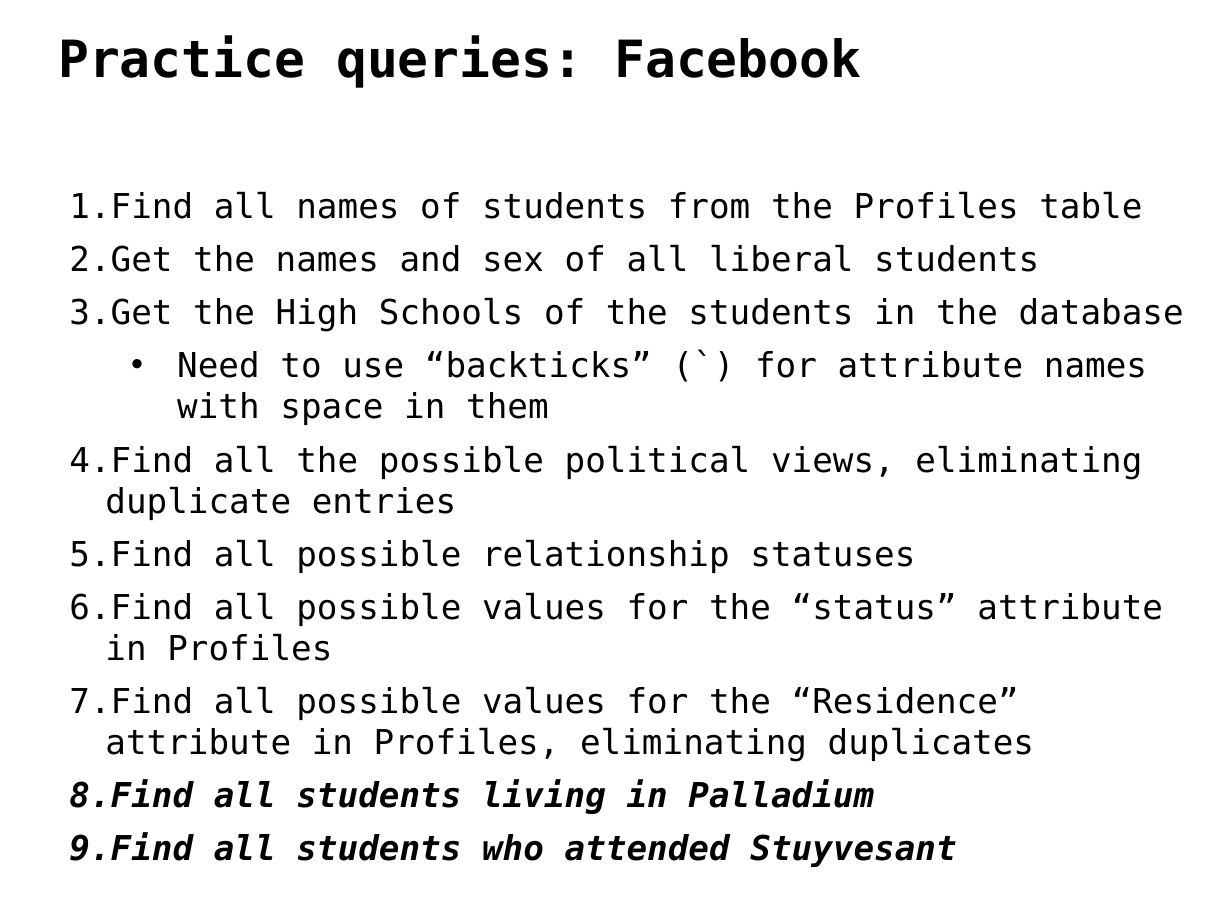
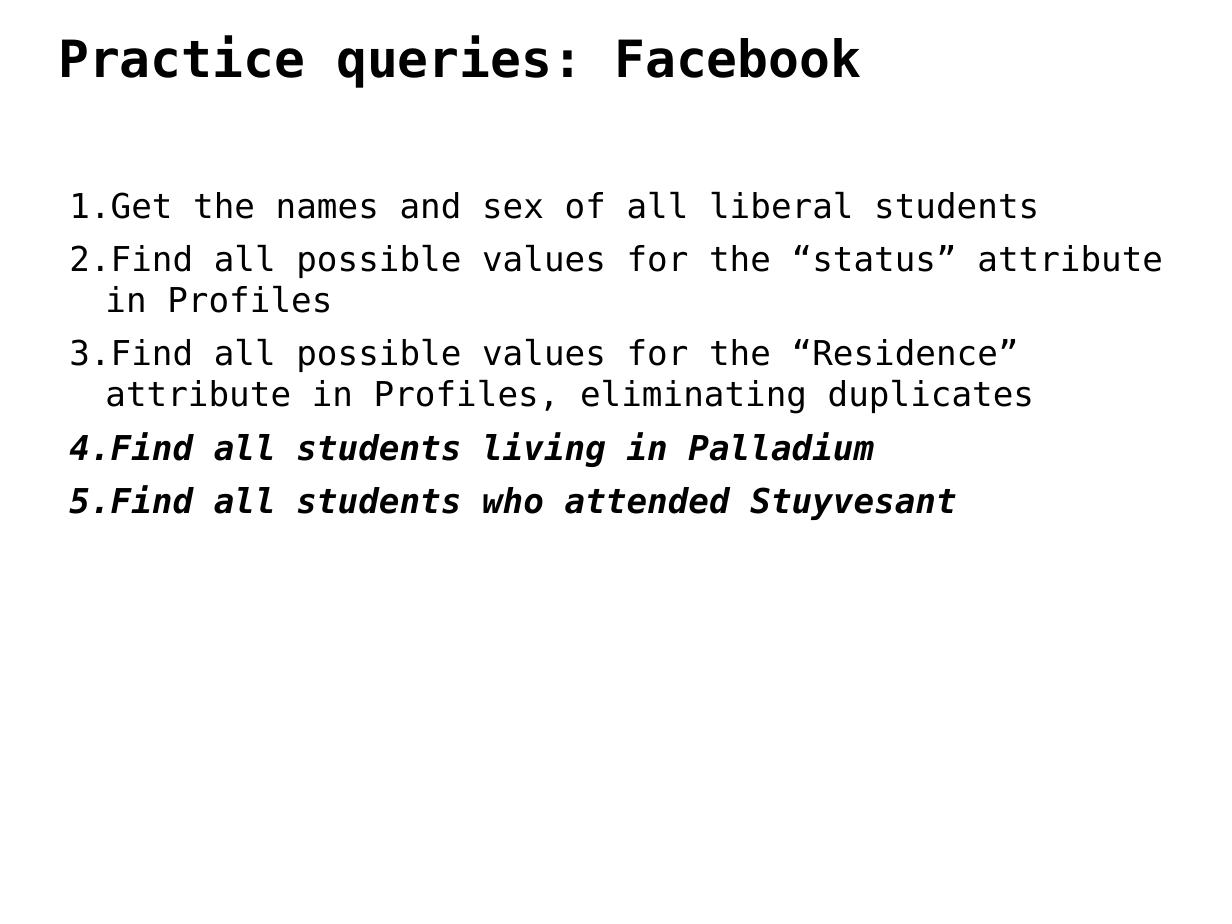
Before and after one commit to ipeirotis/dealing_with_data, a slide deck: slide 21 of 3-SQL/C-SQL.pptx (slide 10 before the commit). Drawn at 1232x924 pixels with LibreOffice and Linux fonts; fonts in the diff are those of the drawing. Boxes give left, top, right and bottom in pixels: in the first picture for what was removed or moved away, otherwise in the second. Text is boxed around its words. In the diff, an @@ line names an element or a change of style, - is before the commit and + after.

```diff
--- a/3-SQL/C-SQL.pptx
+++ b/3-SQL/C-SQL.pptx
@@ text at box(69, 191, 1142, 219): paragraph removed @@
-1. Find all names of students from the Profiles table
@@ text at box(69, 297, 1184, 573): paragraphs removed @@
-3. Get the High Schools of the students in the database
-  • Need to use “backticks” (`) for attribute names with space in them
-4. Find all the possible political views, eliminating duplicate entries
-5. Find all possible relationship statuses
```
Also in this commit, not shown: 8 other slides changed, 12 slides added, 1 slide removed.
